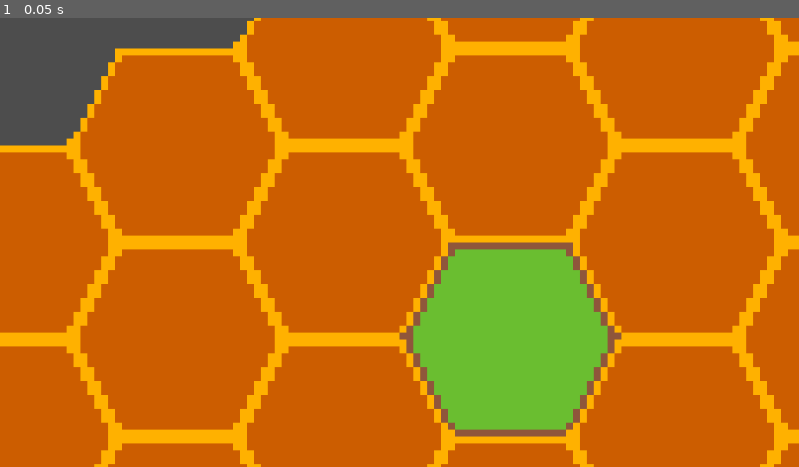
Above: before the commit, frame 1.
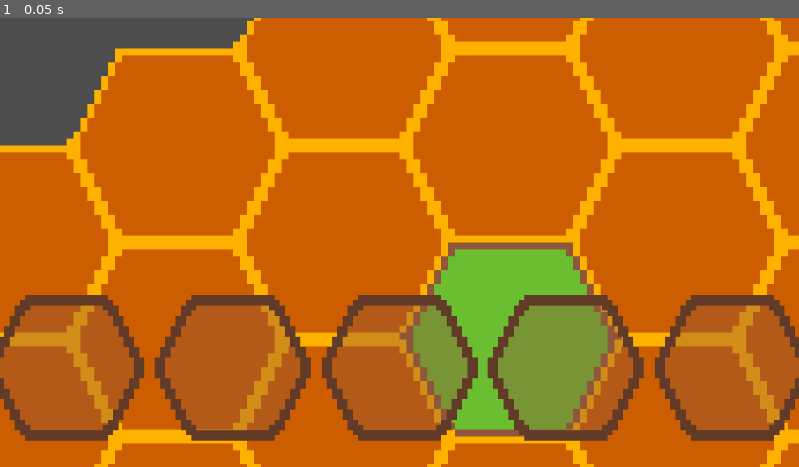
Above: after the commit, the same moment.

Repository: OscarDebra/Bee-Factory-Game
Game: Godot game, scene res://scenes/main.tscn
Two runs of this game, one before a commit and one after it. Both use one fixed random seed, a clock stepped at 60 frames per second and the inputs below.
Inputs:
- Up to frame 1 (0.05 s): no input

The runs differ from the first frame. In frame 1, 25% of the frame differs, in the area x 0-100%, y 61-95%.
Error before the commit: Invalid assignment of property or key 'visible' with value of type 'bool' on a base object of type 'null instance'. (res://scenes/toolbar_slot.gd:7)

Commit message:
fixed tick system so that bees can't be out of sync

Diff:
--- a/scenes/main.tscn
+++ b/scenes/main.tscn
@@ -35,4 +35,5 @@
 
 [node name="CanvasLayer" parent="." instance=ExtResource("4_jyhfs")]
 
+[connection signal="timeout" from="GlobalTickTimer" to="." method="_on_global_tick_timer_timeout"]
 [connection signal="timeout" from="GlobalTickTimer" to="." method="_on_tick_timer_timeout"]
--- a/scenes/toolbar.gd
+++ b/scenes/toolbar.gd
@@ -17,10 +17,7 @@
 			KEY_3: select_slot(2)
 			KEY_4: select_slot(3)
 			KEY_5: select_slot(4)
-			KEY_6: select_slot(5)
-			KEY_7: select_slot(6)
-			KEY_8: select_slot(7)
-			KEY_9: select_slot(8)
+
 
 func select_slot(index: int):
 	selected_slot = index
--- a/scenes/toolbar_slot.gd
+++ b/scenes/toolbar_slot.gd
@@ -4,7 +4,7 @@
 
 
 func set_selected(is_selected: bool):
-	$SlotHighlight.visible = is_selected
+	print("Bongus")
 
 
 func _on_background_pressed() -> void:
--- a/scenes/toolbar_slot.tscn
+++ b/scenes/toolbar_slot.tscn
@@ -1,6 +1,7 @@
-[gd_scene load_steps=3 format=3 uid="uid://c3hkeuv0sdj5q"]
+[gd_scene load_steps=4 format=3 uid="uid://c3hkeuv0sdj5q"]
 
 [ext_resource type="Script" uid="uid://djtl75xrtny88" path="res://scenes/toolbar_slot.gd" id="1_2vnqh"]
+[ext_resource type="Texture2D" uid="uid://d4atea0yr5we4" path="res://assets/toolbar_slot_background.png" id="2_wtajo"]
 
 [sub_resource type="StyleBoxEmpty" id="StyleBoxEmpty_2vnqh"]
 
@@ -13,7 +14,10 @@
 
 [node name="background" type="TextureButton" parent="."]
 texture_filter = 1
+custom_minimum_size = Vector2(240, 210)
 layout_mode = 2
+texture_normal = ExtResource("2_wtajo")
+stretch_mode = 0
 
 [node name="icon" type="TextureRect" parent="."]
 layout_mode = 2
--- a/scripts/bee.gd
+++ b/scripts/bee.gd
@@ -16,7 +16,8 @@
 var target_rotation := 0.0
 
 func _ready() -> void:
-	get_tree().get_root().get_node("main").global_tick.connect(_on_global_tick)
+	get_tree().get_root().get_node("main").global_move_tick.connect(_on_global_move_tick)
+	get_tree().get_root().get_node("main").global_rotate_tick.connect(_on_global_rotate_tick)
 	map_position = my_tilemap.local_to_map(global_position)
 
 func _process(delta) -> void:
@@ -42,30 +43,27 @@
 		else:
 			global_position = start_position.lerp(target_position, move_progress)
 
-func _on_global_tick():
-	if path.is_empty():
-		return  # Don't move if no path is set
 
-	if move_tick == true:
-		# Start moving
-		if path_index == path.size():
-			path_index = 0
+func _on_global_move_tick():
+	if path_index == path.size():
+		path_index = 0
 
-		map_position += path[path_index]
-		start_position = global_position
-		target_position = my_tilemap.map_to_local(map_position)
-		is_moving = true
-		path_index += 1
-		move_tick = false
-	else:
-		# Prepare rotation for the next move
-		var next_index = path_index % path.size()
-		var next_direction = path[next_index]
-		var future_position = my_tilemap.map_to_local(map_position + next_direction)
-		var dir = (future_position - global_position).normalized()
+	map_position += path[path_index]
+	start_position = global_position
+	target_position = my_tilemap.map_to_local(map_position)
+	is_moving = true
+	path_index += 1
+	move_tick = false
 
-		start_rotation = rotation
-		target_rotation = dir.angle()
-		is_rotating = true
-		rotation_progress = 0.0
-		move_tick = true
+
+func _on_global_rotate_tick():
+	var next_index = path_index % path.size()
+	var next_direction = path[next_index]
+	var future_position = my_tilemap.map_to_local(map_position + next_direction)
+	var dir = (future_position - global_position).normalized()
+
+	start_rotation = rotation
+	target_rotation = dir.angle()
+	is_rotating = true
+	rotation_progress = 0.0
+	move_tick = true
--- a/scripts/main.gd
+++ b/scripts/main.gd
@@ -1,5 +1,6 @@
 extends Node
-signal global_tick
+signal global_move_tick
+signal global_rotate_tick
 @onready var global_tick_timer: Timer = $GlobalTickTimer
 @onready var tilemap: TileMapLayer = $TileMapLayer
 @onready var line_2d: Line2D = $Line2D
@@ -7,6 +8,7 @@
 var placing_bee: bool = false
 var bee_path: Array[Vector2i] = []
 var bee_scene = preload("res://scenes/bee.tscn")
+var move_tick = true
 
 func _ready() -> void:
 	global_tick_timer.start()
@@ -37,8 +39,13 @@
 		# Cancel placement
 		cancel_bee_placement()
 
-func _on_tick_timer_timeout() -> void:
-	emit_signal("global_tick")
+func _on_global_tick_timer_timeout() -> void:
+	if (move_tick):
+		emit_signal("global_move_tick")
+	else:
+		emit_signal("global_rotate_tick")
+
+	move_tick = !move_tick
 
 func try_add_tile():
 	var tile = tilemap.local_to_map(tilemap.get_local_mouse_position())
@@ -68,7 +75,7 @@
 		cancel_bee_placement()
 		return
 
-	# Convert absolute positions to relative path
+
 	var relative_path: Array[Vector2i] = []
 	for i in range(bee_path.size()):
 		var current = bee_path[i]
Not shown: 1 places in scenes/bee.tscn that only renumber resources
Not shown, changed: assets/.DS_Store
